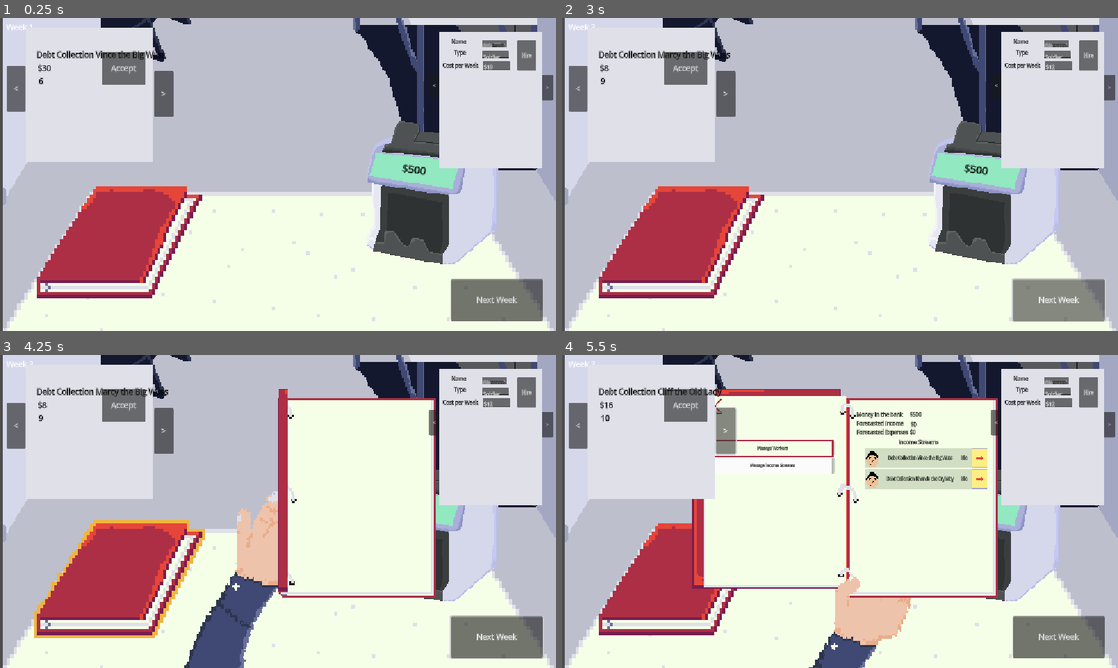
Above: before the commit, frames 1-4 (two rows, left to right).
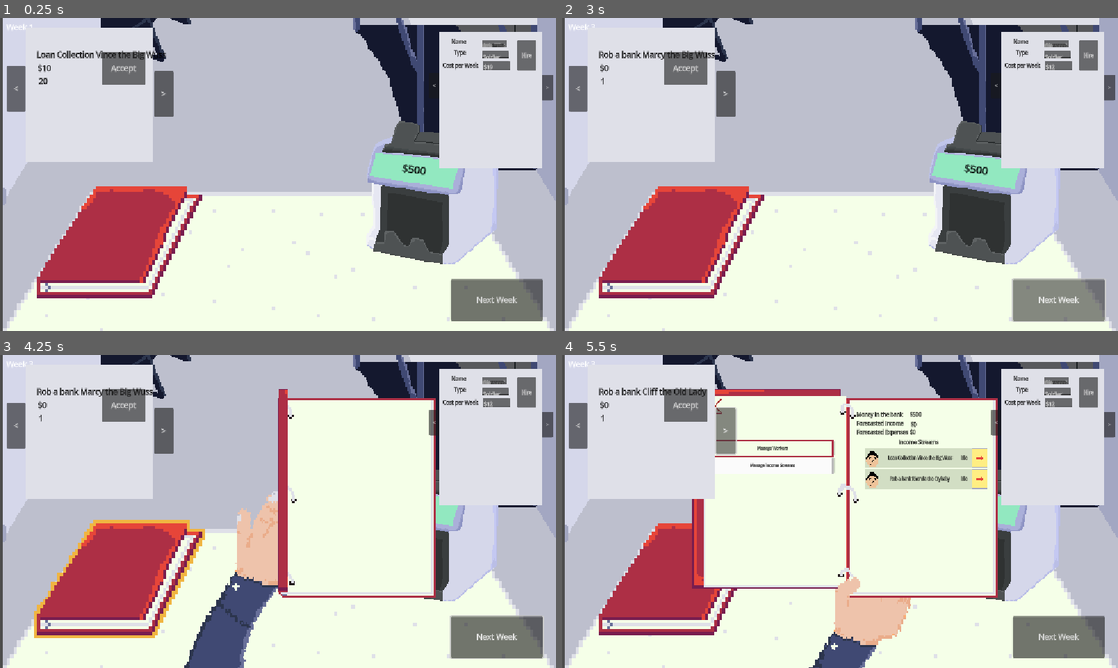
Above: after the commit, the same moments.

Repository: deruitda/ludum-dare-58
Game: Godot game, scene res://main.tscn
The game is run twice, just before and just after one commit, with the same random seed, the same clock (stepped at 60 frames per second) and the same inputs.
Inputs (mouse positions are in pixels of both pictures, inside the frame that each line leads up to):
- Up to frame 1 (0.25 s): no input
- Up to frame 2 (3 s): click "Accept" at 0.5 s; click "Accept" at 1.25 s; click "Next Week" at 2 s; click "Next Week" at 2.75 s
- Up to frame 3 (4.25 s): click (122, 580) at 3.5 s
- Up to frame 4 (5.5 s): click "<" at 4.25 s; click ">" at 5 s

The runs differ from the first frame. In frame 1, 0.2% of the frame differs, in the area x 6-30%, y 10-22%; in frame 2, 0.4%; in frame 3, 0.4%; in frame 4, 0.5%, in the area x 6-71%, y 10-41%.

Commit message:
cost wip

Diff:
--- a/entities/IncomeStreams/IncomeStreamType/debt_collection.tres
+++ /dev/null
@@ -1,37 +0,0 @@
-[gd_resource type="Resource" script_class="IncomeStreamTypeResource" load_steps=11 format=3 uid="uid://c2344ekwvlk2t"]
-
-[ext_resource type="Script" uid="uid://cifg2poebppj" path="res://entities/Worker/worker_type_resource.gd" id="1_of657"]
-[ext_resource type="Script" uid="uid://dtm2kuspofwj3" path="res://entities/IncomeStreams/income_stream_type_resource.gd" id="1_s7aht"]
-[ext_resource type="Resource" uid="uid://d1vf41qhlc86o" path="res://entities/Worker/WorkerType/soldier.tres" id="2_0kq84"]
-[ext_resource type="Script" uid="uid://cka4w8iop4hux" path="res://utilities/range_resource.gd" id="3_0kq84"]
-[ext_resource type="Script" uid="uid://cy44ryxdfwf47" path="res://entities/IncomeStreams/potential_idle_event_resource.gd" id="4_dhnjb"]
-[ext_resource type="Script" uid="uid://3vlxcis7548q" path="res://utilities/float_range_resource.gd" id="4_ilewg"]
-[ext_resource type="Resource" uid="uid://duxylg62gu1h" path="res://entities/PotentialIdleEventsType/debt_collection_event.tres" id="5_dhnjb"]
-
-[sub_resource type="Resource" id="Resource_ilewg"]
-script = ExtResource("3_0kq84")
-min_value = 50
-max_value = 200
-metadata/_custom_type_script = "uid://cka4w8iop4hux"
-
-[sub_resource type="Resource" id="Resource_olfx7"]
-script = ExtResource("3_0kq84")
-min_value = 6
-max_value = 12
-metadata/_custom_type_script = "uid://cka4w8iop4hux"
-
-[sub_resource type="Resource" id="Resource_dhnjb"]
-script = ExtResource("4_ilewg")
-min_value = 1.1
-max_value = 1.3
-metadata/_custom_type_script = "uid://3vlxcis7548q"
-
-[resource]
-script = ExtResource("1_s7aht")
-type = "Debt Collection"
-cost = SubResource("Resource_ilewg")
-duration_in_week = SubResource("Resource_olfx7")
-return_percentage = SubResource("Resource_dhnjb")
-accepted_worker_types = Array[ExtResource("1_of657")]([ExtResource("2_0kq84")])
-potential_idle_events = Array[ExtResource("4_dhnjb")]([ExtResource("5_dhnjb")])
-metadata/_custom_type_script = "uid://dtm2kuspofwj3"
--- a/entities/IncomeStreams/IncomeStreamType/drug_deal.tres
+++ b/entities/IncomeStreams/IncomeStreamType/drug_deal.tres
@@ -1,41 +1,36 @@
-[gd_resource type="Resource" script_class="IncomeStreamTypeResource" load_steps=11 format=3 uid="uid://br3k32lsh2lh3"]
+[gd_resource type="Resource" script_class="IncomeStreamTypeResource" load_steps=9 format=3 uid="uid://br3k32lsh2lh3"]
 
 [ext_resource type="Script" uid="uid://cifg2poebppj" path="res://entities/Worker/worker_type_resource.gd" id="1_qiit0"]
 [ext_resource type="Resource" uid="uid://d1vf41qhlc86o" path="res://entities/Worker/WorkerType/soldier.tres" id="2_tqgtf"]
-[ext_resource type="Script" uid="uid://cka4w8iop4hux" path="res://utilities/range_resource.gd" id="3_87mv3"]
-[ext_resource type="Script" uid="uid://3vlxcis7548q" path="res://utilities/float_range_resource.gd" id="4_k58h3"]
+[ext_resource type="Script" uid="uid://cllgeulnh2up3" path="res://utilities/cost_resource.gd" id="3_qiit0"]
+[ext_resource type="Script" uid="uid://dtm2kuspofwj3" path="res://entities/IncomeStreams/income_stream_type_resource.gd" id="4_p08p6"]
 [ext_resource type="Script" uid="uid://cy44ryxdfwf47" path="res://entities/IncomeStreams/potential_idle_event_resource.gd" id="4_tqgtf"]
-[ext_resource type="Script" uid="uid://dtm2kuspofwj3" path="res://entities/IncomeStreams/income_stream_type_resource.gd" id="5_jakfk"]
 
-[sub_resource type="Resource" id="Resource_ilewg"]
-script = ExtResource("3_87mv3")
-min_value = 25
-max_value = 100
-metadata/_custom_type_script = "uid://cka4w8iop4hux"
+[sub_resource type="Resource" id="Resource_qiit0"]
+script = ExtResource("3_qiit0")
+metadata/_custom_type_script = "uid://cllgeulnh2up3"
 
-[sub_resource type="Resource" id="Resource_olfx7"]
-script = ExtResource("3_87mv3")
-min_value = 3
-max_value = 6
-metadata/_custom_type_script = "uid://cka4w8iop4hux"
+[sub_resource type="Resource" id="Resource_tqgtf"]
+script = ExtResource("3_qiit0")
+cost_intensity = 1
+respect_intensity = 1
+metadata/_custom_type_script = "uid://cllgeulnh2up3"
 
 [sub_resource type="Resource" id="Resource_87mv3"]
 script = ExtResource("4_tqgtf")
-idle_event_name = "Chickened Out"
+idle_event_name = "{worker} got the flu"
+chance_of_failure = 0.0
+idle_description = "Get your hands dirty this week and sell it yourself"
 metadata/_custom_type_script = "uid://cy44ryxdfwf47"
 
-[sub_resource type="Resource" id="Resource_dhnjb"]
-script = ExtResource("4_k58h3")
-min_value = 1.1
-max_value = 1.3
-metadata/_custom_type_script = "uid://3vlxcis7548q"
-
 [resource]
-script = ExtResource("5_jakfk")
+script = ExtResource("4_p08p6")
 type = "Drug Deal"
-cost = SubResource("Resource_ilewg")
-duration_in_week = SubResource("Resource_olfx7")
-return_percentage = SubResource("Resource_dhnjb")
+initial_cost_resource = SubResource("Resource_tqgtf")
+completed_cost_resource = SubResource("Resource_qiit0")
+weekly_return_intensity = 2
+duration_intensity = 1
+description = "Buy some drugs. Have someone sell it on the street for you!"
 accepted_worker_types = Array[ExtResource("1_qiit0")]([ExtResource("2_tqgtf")])
 potential_idle_events = Array[ExtResource("4_tqgtf")]([SubResource("Resource_87mv3")])
 metadata/_custom_type_script = "uid://dtm2kuspofwj3"
--- /dev/null
+++ b/entities/IncomeStreams/IncomeStreamType/loan_collection.tres
@@ -0,0 +1,36 @@
+[gd_resource type="Resource" script_class="IncomeStreamTypeResource" load_steps=9 format=3 uid="uid://bk1q8dt5p8frh"]
+
+[ext_resource type="Script" uid="uid://cifg2poebppj" path="res://entities/Worker/worker_type_resource.gd" id="1_ua45v"]
+[ext_resource type="Resource" uid="uid://d1vf41qhlc86o" path="res://entities/Worker/WorkerType/soldier.tres" id="2_ptop8"]
+[ext_resource type="Script" uid="uid://cy44ryxdfwf47" path="res://entities/IncomeStreams/potential_idle_event_resource.gd" id="3_fxhdf"]
+[ext_resource type="Script" uid="uid://cllgeulnh2up3" path="res://utilities/cost_resource.gd" id="3_ptop8"]
+[ext_resource type="Script" uid="uid://dtm2kuspofwj3" path="res://entities/IncomeStreams/income_stream_type_resource.gd" id="4_m5ntf"]
+
+[sub_resource type="Resource" id="Resource_fxhdf"]
+script = ExtResource("3_ptop8")
+respect_intensity = 1
+metadata/_custom_type_script = "uid://cllgeulnh2up3"
+
+[sub_resource type="Resource" id="Resource_54xmu"]
+script = ExtResource("3_ptop8")
+cost_intensity = 2
+metadata/_custom_type_script = "uid://cllgeulnh2up3"
+
+[sub_resource type="Resource" id="Resource_87mv3"]
+script = ExtResource("3_fxhdf")
+idle_event_name = "{subject_name} stopped paying."
+chance_of_failure = 0.3
+idle_description = "Rought their ass up and let them know you mean business"
+metadata/_custom_type_script = "uid://cy44ryxdfwf47"
+
+[resource]
+script = ExtResource("4_m5ntf")
+type = "Loan Collection"
+initial_cost_resource = SubResource("Resource_54xmu")
+completed_cost_resource = SubResource("Resource_fxhdf")
+weekly_return_intensity = 3
+duration_intensity = 2
+description = "Buy some drugs. Have someone sell it on the street for you!"
+accepted_worker_types = Array[ExtResource("1_ua45v")]([ExtResource("2_ptop8")])
+potential_idle_events = Array[ExtResource("3_fxhdf")]([SubResource("Resource_87mv3")])
+metadata/_custom_type_script = "uid://dtm2kuspofwj3"
--- a/entities/IncomeStreams/IncomeStreamType/robbery.tres
+++ b/entities/IncomeStreams/IncomeStreamType/robbery.tres
@@ -1,35 +1,40 @@
-[gd_resource type="Resource" script_class="IncomeStreamTypeResource" load_steps=9 format=3 uid="uid://boho71235pqn8"]
+[gd_resource type="Resource" script_class="IncomeStreamTypeResource" load_steps=10 format=3 uid="uid://boho71235pqn8"]
 
 [ext_resource type="Script" uid="uid://cifg2poebppj" path="res://entities/Worker/worker_type_resource.gd" id="1_06xff"]
 [ext_resource type="Resource" uid="uid://d1vf41qhlc86o" path="res://entities/Worker/WorkerType/soldier.tres" id="2_2oqkb"]
-[ext_resource type="Script" uid="uid://cka4w8iop4hux" path="res://utilities/range_resource.gd" id="3_n1y87"]
-[ext_resource type="Script" uid="uid://3vlxcis7548q" path="res://utilities/float_range_resource.gd" id="4_coe0b"]
-[ext_resource type="Script" uid="uid://dtm2kuspofwj3" path="res://entities/IncomeStreams/income_stream_type_resource.gd" id="5_64npk"]
+[ext_resource type="Script" uid="uid://cllgeulnh2up3" path="res://utilities/cost_resource.gd" id="3_06xff"]
+[ext_resource type="Script" uid="uid://cy44ryxdfwf47" path="res://entities/IncomeStreams/potential_idle_event_resource.gd" id="3_je7f4"]
+[ext_resource type="Script" uid="uid://dtm2kuspofwj3" path="res://entities/IncomeStreams/income_stream_type_resource.gd" id="4_06xff"]
 
-[sub_resource type="Resource" id="Resource_ilewg"]
-script = ExtResource("3_n1y87")
-min_value = 25
-max_value = 100
-metadata/_custom_type_script = "uid://cka4w8iop4hux"
+[sub_resource type="Resource" id="Resource_n1y87"]
+script = ExtResource("3_06xff")
+cost_intensity = 3
+respect_intensity = 3
+metadata/_custom_type_script = "uid://cllgeulnh2up3"
 
-[sub_resource type="Resource" id="Resource_olfx7"]
-script = ExtResource("3_n1y87")
-min_value = 3
-max_value = 6
-metadata/_custom_type_script = "uid://cka4w8iop4hux"
+[sub_resource type="Resource" id="Resource_coe0b"]
+script = ExtResource("3_06xff")
+metadata/_custom_type_script = "uid://cllgeulnh2up3"
 
-[sub_resource type="Resource" id="Resource_dhnjb"]
-script = ExtResource("4_coe0b")
-min_value = 1.1
-max_value = 1.3
-metadata/_custom_type_script = "uid://3vlxcis7548q"
+[sub_resource type="Resource" id="Resource_64npk"]
+script = ExtResource("3_06xff")
+respect_intensity = 1
+metadata/_custom_type_script = "uid://cllgeulnh2up3"
+
+[sub_resource type="Resource" id="Resource_2oqkb"]
+script = ExtResource("3_je7f4")
+idle_event_name = "Flat tire in the getaway vehicle"
+chance_of_failure = 0.0
+cost_to_attempt_to_resolve = 1
+metadata/_custom_type_script = "uid://cy44ryxdfwf47"
 
 [resource]
-script = ExtResource("5_64npk")
-type = "Rob"
-required_respect = 50
-cost = SubResource("Resource_ilewg")
-duration_in_week = SubResource("Resource_olfx7")
-return_percentage = SubResource("Resource_dhnjb")
+script = ExtResource("4_06xff")
+type = "Rob a bank"
+initial_cost_resource = SubResource("Resource_64npk")
+earned_per_week_cost_resource = SubResource("Resource_coe0b")
+completed_cost_resource = SubResource("Resource_n1y87")
+description = "Go in with weapon of choice. Come out with money. What could go wrong?"
 accepted_worker_types = Array[ExtResource("1_06xff")]([ExtResource("2_2oqkb")])
+potential_idle_events = Array[ExtResource("3_je7f4")]([SubResource("Resource_2oqkb")])
 metadata/_custom_type_script = "uid://dtm2kuspofwj3"
--- a/entities/IncomeStreams/debt_collection_resource.gd
+++ /dev/null
@@ -1,9 +0,0 @@
-
-class_name DebtCollectionResource extends IncomeStreamStats
-
-@export var income_stream_name: String = "Debt Collection"
-@export var cost = 50
-@export var capacity: int = 1
-@export var duration_in_weeks: int = 3
-@export var description: String = ""
-@export var accepted_worker_types: Array = []
--- a/entities/IncomeStreams/income_stream.gd
+++ b/entities/IncomeStreams/income_stream.gd
@@ -2,16 +2,21 @@
 class_name IncomeStream
 
 @export var income_stream_name: String = ""
-@export var income_per_week: int = 20
+@export var description: String = ""
+
+@export var initial_cost: Cost
+@export var completed_return_cost: Cost
+@export var weekly_return_intensity: Enums.IncomeStreamCostIntensity
+
 @export var duration_in_weeks: int = 10
+
 @onready var active_weeks_transpired: int = 0
-@onready var total_weekly_income: int = 0
 @export var type: IncomeStreamTypeResource
-@export var cost = 50
+
+@export var completed_respect_payout: int = 0
+
 @export var capacity: int = 1
-@export var description: String = ""
 @export var accepted_worker_types: Array[WorkerTypeResource] = []
-@export var status: String = "Active"
 @export var chanceOfEvent: float = 0.5
 
 @onready var idle_event_manager: IdleEventManager = $IdleEventManager
@@ -23,6 +28,20 @@
 		return true
 
 	return false
+
+func set_initial_cost(cost: Cost):
+	initial_cost = cost
+	add_child(initial_cost)
+
+func set_completed_return_cost(cost: Cost):
+	completed_return_cost = cost
+	add_child(completed_return_cost)
+
+func get_weekly_cost() -> int:
+	var rate = Enums.get_rate_of_return_from_cost_intensity(weekly_return_intensity)
+	var upfront_cash = initial_cost.cost
+	var weekly_amount = ceil((rate * (upfront_cash / 10.0) / duration_in_weeks)) * 10
+	return weekly_amount
 
 func has_idle_event() -> bool:
 	return idle_event_manager.has_idle_event()
--- a/entities/IncomeStreams/income_stream_type_resource.gd
+++ b/entities/IncomeStreams/income_stream_type_resource.gd
@@ -4,13 +4,18 @@
 @export var type: String
 
 @export var required_respect: int = 0
-@export var cost: RangeResource
-@export var duration_in_week: RangeResource
-@export var return_percentage: FloatRangeResource
+
+@export var initial_cost_resource: CostResource
+@export var completed_cost_resource: CostResource
+
+@export var weekly_return_intensity: Enums.IncomeStreamCostIntensity
+@export var duration_intensity: Enums.IncomeStreamTimeIntensity
+
 @export var capacity: int = 1
 @export var description: String = ""
 @export var accepted_worker_types: Array[WorkerTypeResource] = []
 @export var potential_idle_events: Array[PotentialIdleEventsResource] = []
+
 
 func set_income_stream(income_stream: IncomeStream) -> void:
 	var name_generator = NameGenerator.new()
@@ -18,13 +23,13 @@
 	name_generator.queue_free()
 	income_stream.type = self
 
-	income_stream.cost = cost.get_random_value()
-	income_stream.duration_in_weeks = duration_in_week.get_random_value()
+	income_stream.set_initial_cost(initial_cost_resource.calculate_new_cost())
+	income_stream.set_completed_return_cost(completed_cost_resource.calculate_new_cost())
+	income_stream.weekly_return_intensity = weekly_return_intensity
 
-	var expected_return_percentage = return_percentage.get_random_value()
-	var expected_income = income_stream.cost * expected_return_percentage
+	income_stream.duration_in_weeks = Enums.get_duration_in_weeks_from_time_intensity(duration_intensity)
 
-	income_stream.income_per_week = ceil(expected_income / income_stream.duration_in_weeks)
 	income_stream.income_stream_name = type + " " + victim_random_name
+
 	var potential_idle_event = PotentialIdleEvent.new()
 	income_stream.type.potential_idle_events.append(potential_idle_event)
--- a/entities/IncomeStreams/potential_idle_event_resource.gd
+++ b/entities/IncomeStreams/potential_idle_event_resource.gd
@@ -4,4 +4,7 @@
 @export var idle_event_name: String = ""
 @export var chance_of_failure: float = .5
 @export var idle_description: String = ""
-@export var cost_to_attempt_to_resolve: int
+
+@export var resolve_cost: CostResource
+@export var cost_to_attempt_to_resolve: Enums.IncomeStreamCostIntensity
+@export var respect_cost_to_attempt_to_resolve: Enums.IncomeStreamCostIntensity
--- a/managers/IncomeStreamsManagers/income_stream_manager.gd
+++ b/managers/IncomeStreamsManagers/income_stream_manager.gd
@@ -39,7 +39,7 @@
 func get_forecasted_income() -> int:
 	var forecasted_income: int = 0
 	for income_stream in  get_active_income_streams():
-		forecasted_income = forecasted_income + income_stream.income_per_week
+		forecasted_income = forecasted_income + income_stream.get_weekly_cost()
 	return forecasted_income
 
 func abandon_income_stream(income_stream) -> void:
--- a/managers/game_manager.gd
+++ b/managers/game_manager.gd
@@ -27,7 +27,7 @@
 
 func progress_to_next_week():
 	for income_stream in IncomeStreamManager.get_active_income_streams():
-		GameState.collect_money(income_stream.income_per_week)
+		GameState.collect_money(income_stream.get_weekly_cost())
 		income_stream.increment_week()
 		if income_stream.is_completed():
 			SignalBus.income_stream_completed.emit(income_stream)
--- a/project.godot
+++ b/project.godot
@@ -25,6 +25,7 @@
 WorkerManager="*res://managers/worker_manager.gd"
 CapacityManager="*res://managers/capacity_manager.gd"
 GameManager="*res://managers/game_manager.gd"
+Enums="*res://utilities/enums.gd"
 
 [display]
 
--- a/ui/income_stream_view.gd
+++ b/ui/income_stream_view.gd
@@ -10,5 +10,5 @@
 func set_income_stream(new_income_stream: IncomeStream):
 	income_stream = new_income_stream
 	name_label.text = income_stream.income_stream_name
-	expected_weekly_income_label.text = "$" + str(income_stream.income_per_week)
+	expected_weekly_income_label.text = "$" + str(income_stream.get_weekly_cost())
 	weeks_left_label.text = str(income_stream.get_weeks_left())
--- /dev/null
+++ b/utilities/cost.gd
@@ -0,0 +1,11 @@
+extends Node
+class_name Cost
+
+@onready var cost: int
+@onready var respect: int
+
+func set_cost(new_cost: int) -> void:
+	cost = new_cost
+
+func set_respect(new_respect: int) -> void:
+	respect = new_respect
--- /dev/null
+++ b/utilities/cost_resource.gd
@@ -0,0 +1,21 @@
+extends Resource
+class_name CostResource
+
+@export var cost_intensity: Enums.IncomeStreamCostIntensity
+@export var respect_intensity: Enums.IncomeStreamCostIntensity
+
+func calculate_cost() -> int:
+	return Enums.get_cost_from_cost_intensity(cost_intensity)
+
+func calculate_respect() -> int:
+	return Enums.get_respect_cost_from_cost_intensity(respect_intensity)
+
+func calculate_rate() -> int:
+	return Enums.get_rate_of_return_from_cost_intensity(cost_intensity)
+
+func calculate_new_cost() -> Cost:
+	var cost = Cost.new()
+	cost.set_cost(calculate_cost())
+	cost.set_respect(calculate_respect())
+
+	return cost
--- /dev/null
+++ b/utilities/enums.gd
@@ -0,0 +1,81 @@
+extends Node
+
+enum IncomeStreamCostIntensity {
+	NONE,
+	LOW,
+	LOW_MEDIUM,
+	MEDIUM,
+	MEDIUM_HIGH,
+	HIGH
+}
+
+enum IncomeStreamTimeIntensity {
+	INSTANT,
+	SHORT,
+	MEDIUM,
+	LONG,
+	RECURRING
+}
+
+func get_cost_from_cost_intensity(intensity: Enums.IncomeStreamCostIntensity) -> int:
+	match intensity:
+		Enums.IncomeStreamCostIntensity.NONE:
+			return 0
+		Enums.IncomeStreamCostIntensity.LOW:
+			return randi_range(1, 9) * 10
+		Enums.IncomeStreamCostIntensity.LOW_MEDIUM:
+			return randi_range(5, 25) * 10
+		Enums.IncomeStreamCostIntensity.MEDIUM:
+			return randi_range(20, 90) * 10
+		Enums.IncomeStreamCostIntensity.MEDIUM_HIGH:
+			return randi_range(100, 900) * 10
+		Enums.IncomeStreamCostIntensity.HIGH:
+			return randi_range(100, 900) * 10
+	return 0
+
+func get_respect_cost_from_cost_intensity(intensity: Enums.IncomeStreamCostIntensity) -> int:
+	match intensity:
+		Enums.IncomeStreamCostIntensity.NONE:
+			return 0
+		Enums.IncomeStreamCostIntensity.LOW:
+			return 1
+		Enums.IncomeStreamCostIntensity.LOW_MEDIUM:
+			return 3
+		Enums.IncomeStreamCostIntensity.MEDIUM:
+			return 6
+		Enums.IncomeStreamCostIntensity.MEDIUM_HIGH:
+			return 15
+		Enums.IncomeStreamCostIntensity.HIGH:
+			return 30
+	return 0
+
+## @param intensity Enums.IncomeStreamCostIntensity
+func get_rate_of_return_from_cost_intensity(intensity: int) -> float:
+	match intensity:
+		Enums.IncomeStreamCostIntensity.NONE:
+			return 0.0
+		Enums.IncomeStreamCostIntensity.LOW:
+			return randf_range(1.1, 1.2) * 10
+		Enums.IncomeStreamCostIntensity.LOW_MEDIUM:
+			return randf_range(1.2, 1.4)
+		Enums.IncomeStreamCostIntensity.MEDIUM:
+			return randf_range(1.5, 1.8)
+		Enums.IncomeStreamCostIntensity.MEDIUM_HIGH:
+			return randf_range(2, 2.5)
+		Enums.IncomeStreamCostIntensity.HIGH:
+			return randf_range(3.0, 5.0)
+
+	return 0
+
+## @param intensity Enums.IncomeStreamTimeIntensity
+func get_duration_in_weeks_from_time_intensity(intensity: int) -> int:
+	match intensity:
+		Enums.IncomeStreamTimeIntensity.INSTANT:
+			return 1
+		Enums.IncomeStreamTimeIntensity.SHORT:
+			return randi_range(3, 8)
+		Enums.IncomeStreamTimeIntensity.MEDIUM:
+			return randi_range(10, 20)
+		Enums.IncomeStreamTimeIntensity.LONG:
+			return randi_range(20, 30)
+	return 1
Not shown, removed: entities/IncomeStreams/debt_collection_resource.gd.uid
Not shown, added: utilities/cost.gd.uid
Not shown, added: utilities/cost_resource.gd.uid
Not shown, added: utilities/enums.gd.uid
Not shown: 1 places in utilities/name_generator.tscn that only renumber resources
